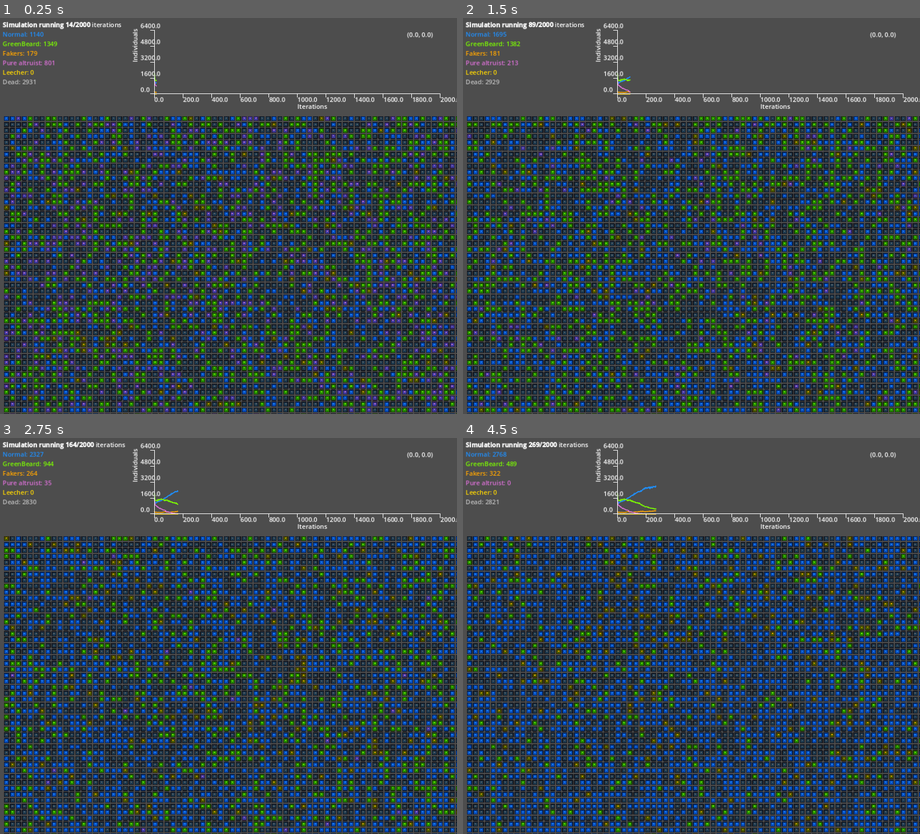
Above: before the commit, frames 1-4 (two rows, left to right).
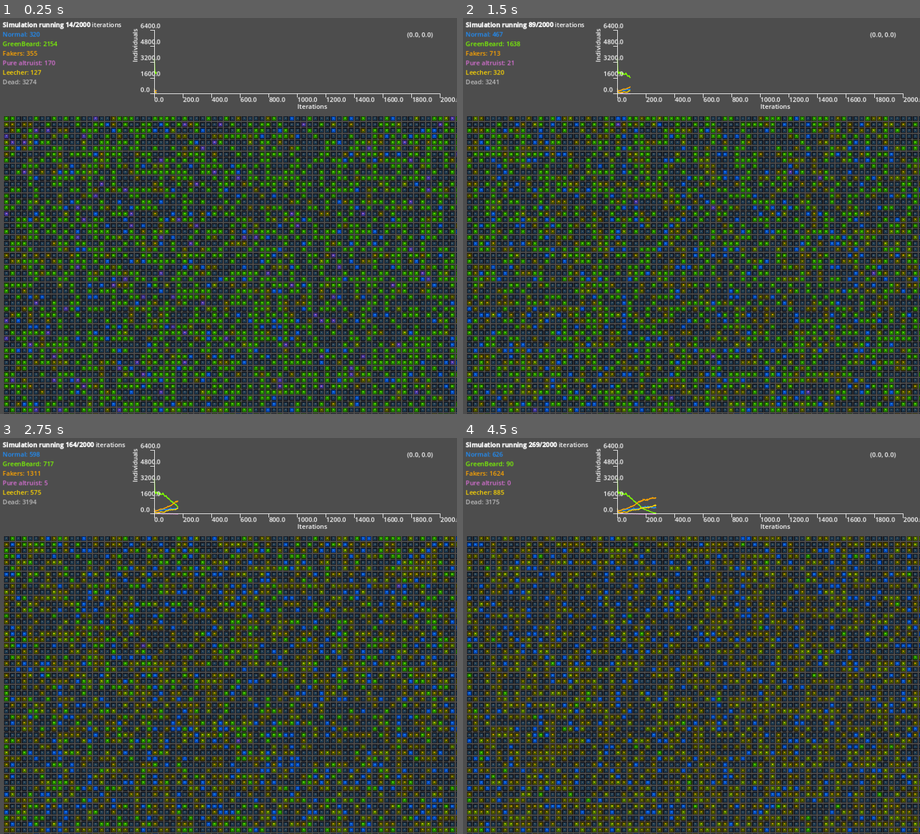
Above: after the commit, the same moments.

Repository: jpvillaseca/ificc-automata
Game: Godot game, scene res://game.tscn
Two runs of this game, one before a commit and one after it. Both use one fixed random seed, a clock stepped at 60 frames per second and the inputs below. The engine's default icon, where the game draws it, is replaced by a stand-in: a white triangle on a blue panel in a dark square.
Inputs (mouse positions are in pixels of both pictures, inside the frame that each line leads up to):
- Up to frame 1 (0.25 s): no input
- Up to frame 2 (1.5 s): move the mouse to (792, 196) at 0.52 s; move the mouse to (600, 235) at 1.27 s
- Up to frame 3 (2.75 s): move the mouse to (274, 548) at 2.02 s
- Up to frame 4 (4.5 s): move the mouse to (668, 715) at 2.77 s; move the mouse to (828, 695) at 3.52 s; move the mouse to (554, 576) at 4.27 s

The runs differ from the first frame. In frame 1, 35% of the frame differs, in the area x 0-100%, y 3-100%; in frame 2, 36%; in frame 3, 38%; in frame 4, 38%.

Commit message:
added presets

Diff:
--- a/game.gd
+++ b/game.gd
@@ -3,6 +3,9 @@
 @export var cell_scene: PackedScene
 @export var simulation: Simulation
 @export var sleepTimer: float = 0.5
+
+@export var preset_type: SimulationPresets.PresetType = SimulationPresets.PresetType.BALANCED
+@export var use_preset: bool = true
 
 var cell_width: int = 15
 var label_height: int = 240
@@ -19,6 +22,9 @@
 
 func _ready():
 	rng.randomize()
+
+	if use_preset:
+		simulation = SimulationPresets.create_preset(preset_type)
 
 	$Graph2D.x_max = simulation.iterations
 	$Graph2D.x_min = 0
--- a/game.tscn
+++ b/game.tscn
@@ -26,6 +26,7 @@
 cell_scene = ExtResource("2_fogbu")
 simulation = SubResource("Resource_hk55p")
 sleepTimer = 0.0
+preset_type = 1
 
 [node name="InfoLabel" type="RichTextLabel" parent="."]
 anchors_preset = 10
--- /dev/null
+++ b/simulation_presets.gd
@@ -0,0 +1,92 @@
+extends Node
+class_name SimulationPresets
+
+enum PresetType {
+	BALANCED,
+	GREEN_BEARD_DOMINANT,
+	PURE_ALTRUIST_VS_NORMAL,
+	HARSH_ENVIRONMENT,
+	RAPID_EVOLUTION,
+	CUSTOM
+}
+
+static func create_preset(preset_type: PresetType) -> Simulation:
+	var sim = Simulation.new()
+
+	match preset_type:
+		PresetType.BALANCED:
+			sim.row_count = 80
+			sim.column_count = 80
+			sim.chance_normal = 0.3
+			sim.chance_green_beard = 0.4
+			sim.chance_fake_green_beard = 0.05
+			sim.chance_leecher = 0.0
+			sim.chance_pure_altruist = 0.3
+			sim.chance_predator_eats = 0.1
+			sim.chance_altruistic_gets_eaten = 0.15
+			sim.chance_saved_gets_saved = 0.7
+			sim.chance_cell_is_born = 0.2
+			sim.generations_before_birth = 2
+			sim.iterations = 2000
+
+		PresetType.GREEN_BEARD_DOMINANT:
+			sim.row_count = 80
+			sim.column_count = 80
+			sim.chance_normal = 0.1
+			sim.chance_green_beard = 0.7
+			sim.chance_fake_green_beard = 0.1
+			sim.chance_leecher = 0.05
+			sim.chance_pure_altruist = 0.05
+			sim.chance_predator_eats = 0.15
+			sim.chance_altruistic_gets_eaten = 0.1
+			sim.chance_saved_gets_saved = 0.9
+			sim.chance_cell_is_born = 0.25
+			sim.generations_before_birth = 2
+			sim.iterations = 2000
+
+		PresetType.PURE_ALTRUIST_VS_NORMAL:
+			sim.row_count = 80
+			sim.column_count = 80
+			sim.chance_normal = 0.5
+			sim.chance_green_beard = 0.0
+			sim.chance_fake_green_beard = 0.0
+			sim.chance_leecher = 0.0
+			sim.chance_pure_altruist = 0.5
+			sim.chance_predator_eats = 0.2
+			sim.chance_altruistic_gets_eaten = 0.2
+			sim.chance_saved_gets_saved = 0.8
+			sim.chance_cell_is_born = 0.15
+			sim.generations_before_birth = 3
+			sim.iterations = 2000
+
+		PresetType.HARSH_ENVIRONMENT:
+			sim.row_count = 80
+			sim.column_count = 80
+			sim.chance_normal = 0.3
+			sim.chance_green_beard = 0.3
+			sim.chance_fake_green_beard = 0.1
+			sim.chance_leecher = 0.1
+			sim.chance_pure_altruist = 0.2
+			sim.chance_predator_eats = 0.3
+			sim.chance_altruistic_gets_eaten = 0.3
+			sim.chance_saved_gets_saved = 0.5
+			sim.chance_cell_is_born = 0.1
+			sim.generations_before_birth = 4
+			sim.iterations = 2000
+
+		PresetType.RAPID_EVOLUTION:
+			sim.row_count = 60
+			sim.column_count = 60
+			sim.chance_normal = 0.25
+			sim.chance_green_beard = 0.25
+			sim.chance_fake_green_beard = 0.15
+			sim.chance_leecher = 0.1
+			sim.chance_pure_altruist = 0.25
+			sim.chance_predator_eats = 0.25
+			sim.chance_altruistic_gets_eaten = 0.2
+			sim.chance_saved_gets_saved = 0.6
+			sim.chance_cell_is_born = 0.4
+			sim.generations_before_birth = 1
+			sim.iterations = 3000
+
+	return sim
Not shown, changed: .gitignore
